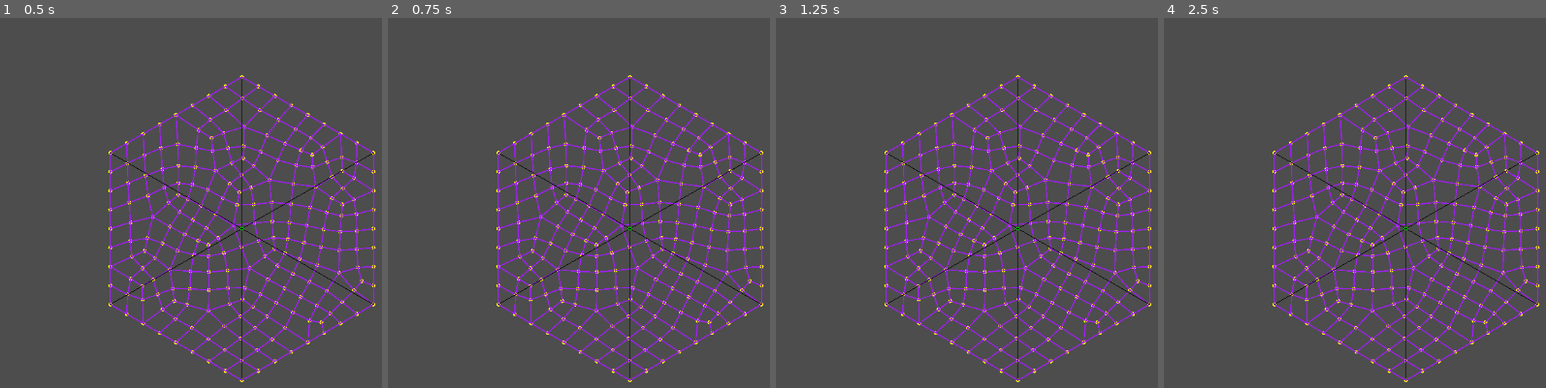
Above: before the commit, frames 1-4 (left to right).
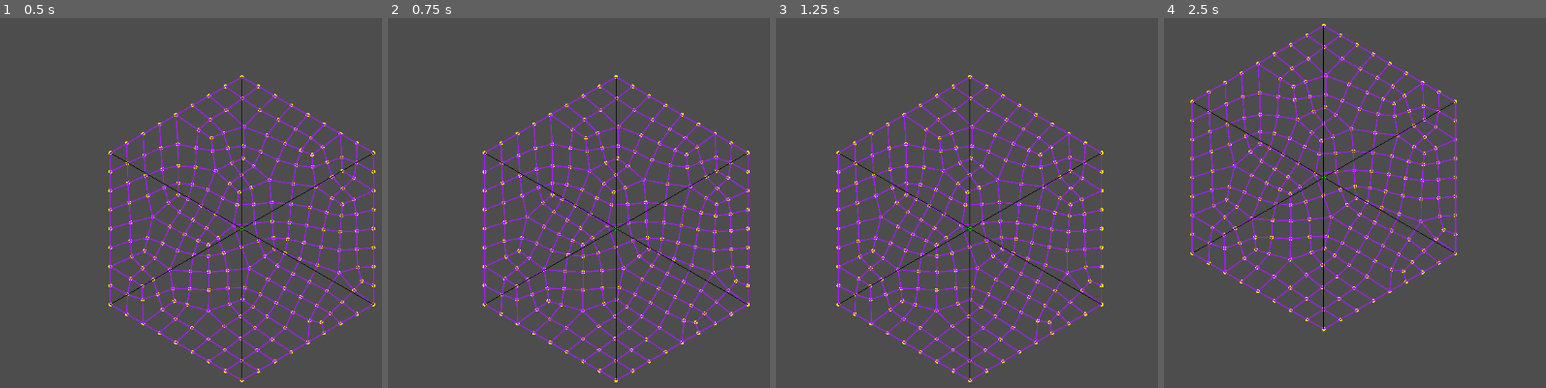
Above: after the commit, the same moments.

Repository: MarcusElg/GodotStalbergGrid
Game: Godot game, scene res://scene.tscn
Same seed, same stepped clock (60 frames per second), same inputs: the game is played once before the commit and once after it.
Inputs:
- Up to frame 1 (0.5 s): no input
- Up to frame 2 (0.75 s): tap Enter at 0.5 s; hold Right (ui_right) from 0.53 s (still down)
- Up to frame 3 (1.25 s): keep holding Right (ui_right)
- Up to frame 4 (2.5 s): release Right (ui_right) at 1.28 s; hold Down (ui_down) 1.28-2.03 s; hold Right (ui_right) from 2.03 s (still down)

Frame 1 is identical in both runs. In frame 2, 17% of the frame differs, in the area x 24-99%, y 15-99%; in frame 3, 17%; in frame 4, 17%, in the area x 6-99%, y 1-99%.

Commit message:
Add camera movement

Diff:
--- a/scene.tscn
+++ b/scene.tscn
@@ -1,6 +1,7 @@
-[gd_scene load_steps=2 format=3 uid="uid://cbi6t8xp34va"]
+[gd_scene load_steps=3 format=3 uid="uid://cbi6t8xp34va"]
 
-[ext_resource type="Script" uid="uid://bi3yleqxxneh8" path="res://grid.gd" id="1_ulcgi"]
+[ext_resource type="Script" uid="uid://bi3yleqxxneh8" path="res://scripts/grid.gd" id="1_ulcgi"]
+[ext_resource type="Script" uid="uid://c2d3urgir4x3j" path="res://scripts/camera_movement.gd" id="2_nxogm"]
 
 [node name="Node2D" type="Node2D"]
 
@@ -11,3 +12,4 @@
 
 [node name="Camera2D" type="Camera2D" parent="."]
 zoom = Vector2(0.565, 0.565)
+script = ExtResource("2_nxogm")
--- /dev/null
+++ b/scripts/camera_movement.gd
@@ -0,0 +1,8 @@
+extends Camera2D
+
+@export_range(1, 10)
+var movement_speed: int = 3
+
+func _process(delta: float) -> void:
+	var direction = Input.get_vector("ui_left", "ui_right", "ui_up", "ui_down")
+	position += direction * movement_speed
Not shown, added: scripts/camera_movement.gd.uid
Renamed: grid.gd -> scripts/grid.gd
Renamed: grid.gd.uid -> scripts/grid.gd.uid
